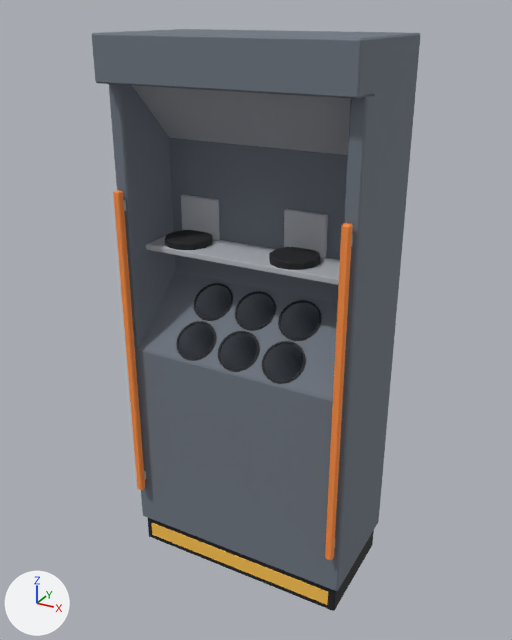
An edit to the glTF model assets/models/stations/life_support/life_support_body.glb, drawn before and after from the same camera.
Before and after are seen from a camera (50 mm lens) standing at (1.28, -2.62, 2.34) and looking at (-0.01, -0.27, 1.16). The axes (+X, +Y, +Z) are drawn at lower left. The lights are the same throughout. The first picture is the older version. Vertices at exactly the same position are counted once.

In view in the first picture: 'LifeSupportBody'.
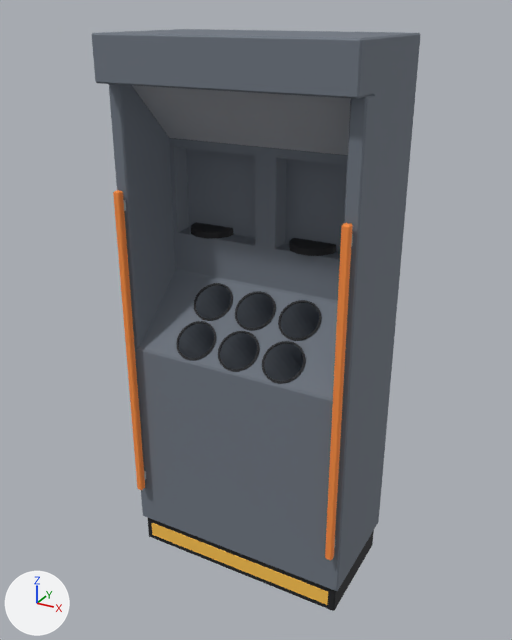
Where the change shows, as pixel boxes (x1, y1, x2, y2) in the pictures (512 x 640 px; the box of a moved part takes in the faces that stretch with it):
part 1 of me_lifesupportbody, moved or reshaped (not visible afterwards)
    before: (181, 194, 220, 240)
part 2 of me_lifesupportbody, moved or reshaped (not visible afterwards)
    before: (284, 209, 328, 259)
part 3 of me_lifesupportbody, moved or reshaped
    before: (146, 138, 348, 301)
    after: (169, 138, 348, 301)

Edits to the bpy script that builds the scene:
```text
Change me_lifesupportbody:
    used by ob_lifesupportbody; location = (0.0, 0.0, 0.0)
    remove me_lifesupportbody.from_pydata(...)  # 1238 vertices, 2416 faces; spans x -0.5..0.5, y -0.57..0.0, z 0.0..2.26
    add me_lifesupportbody.from_pydata(...)  # 1230 vertices, 2404 faces; spans x -0.5..0.5, y -0.57..0.0, z 0.0..2.26
    me_lifesupportbody part 1: the loose piece of 24 vertices spanning x -0.39..-0.21, y -0.23..-0.21, z 1.46..1.63 is moved by (0.01, 0.17, 0.0)
    me_lifesupportbody part 2: the loose piece of 24 vertices spanning x 0.09..0.27, y -0.23..-0.21, z 1.46..1.63 is moved by (0.0, 0.17, 0.0)
    me_lifesupportbody part 3
    76 vertices are removed from x -0.44..0.44, y -0.41..-0.21, z 1.44..1.49
    180 faces are deleted
    3 vertices in x 0.27, y -0.34..-0.28, z 1.48..1.49 move by (0.0, 0.18, 0.0)
    13 vertices move from x -0.27..0.25, y -0.4..-0.22, z 1.46..1.49 to x -0.27..0.24, y -0.22..-0.06, z 1.46..1.49
    49 vertices are added at x -0.43..0.27, y -0.22..-0.04, z 1.46..1.82
    6 new vertices lie (-0.04, 0.02, 0.0) away from vertices in x -0.32..0.25, y -0.38..-0.22, z 1.46..1.49
    5 new vertices lie (0.04, 0.02, 0.0) away from vertices in x -0.28..0.21, y -0.4..-0.06, z 1.46..1.49
    8 new vertices lie (0.38, 0.0, 0.0) away from vertices in x -0.43..0.05, y -0.21..-0.12, z 1.46..1.82
    34 new faces join them, mat_interior_panel (grey #6e7681)
    134 new faces join them, mat_trim_black (black #1b1c20)
```
